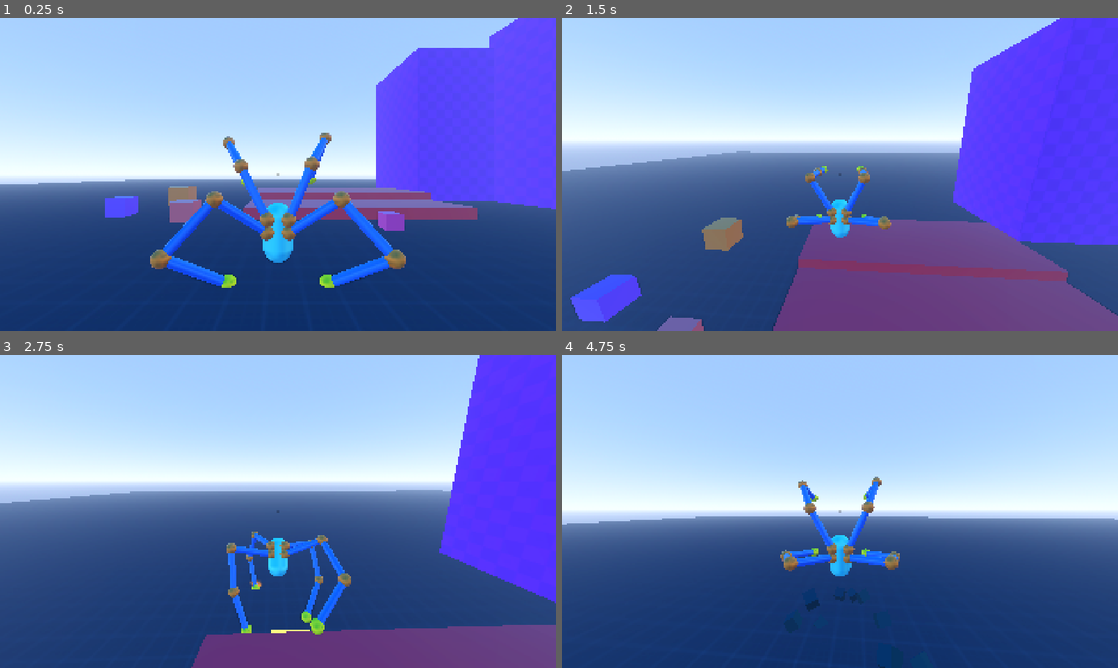
Above: before the commit, frames 1-4 (two rows, left to right).
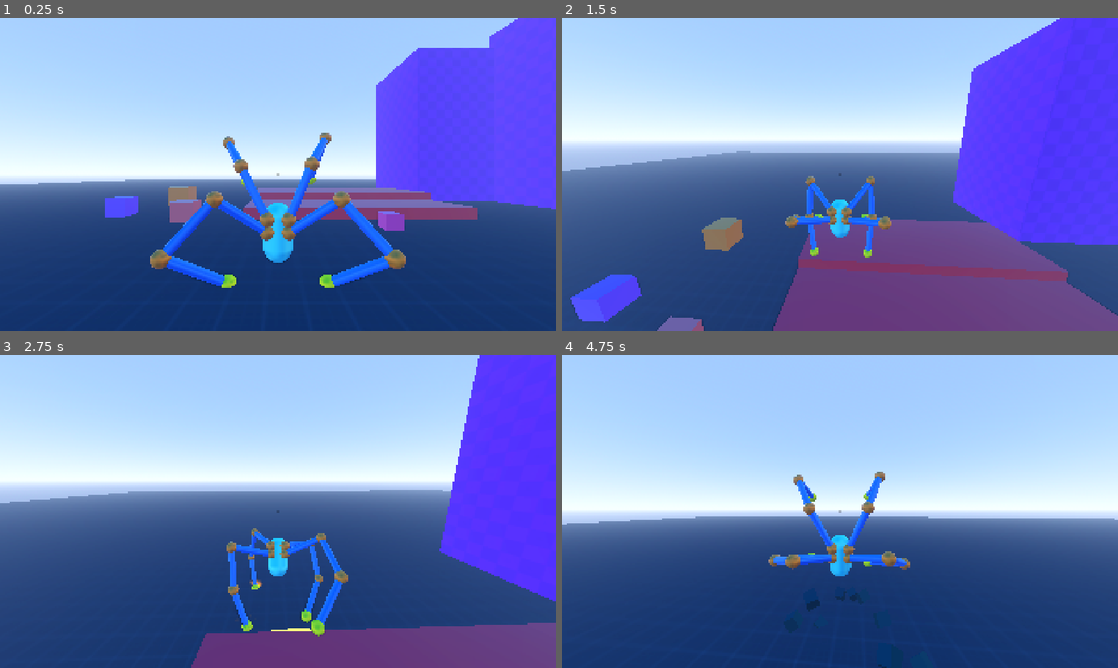
Above: after the commit, the same moments.

Repository: lliamsymonds04/doc-oc
Game: Godot game, scene res://main.tscn
Same seed, same stepped clock (60 frames per second), same inputs: the game is played once before the commit and once after it.
Inputs (mouse positions are in pixels of both pictures, inside the frame that each line leads up to):
- Up to frame 1 (0.25 s): no input
- Up to frame 2 (1.5 s): move the mouse to (867, 174) at 0.52 s; hold Shift (sprint) 0.53-1.28 s; hold W (forward) from 0.53 s (still down); tap Space (jump) at 0.77 s; move the mouse to (812, 174) at 1.27 s; tap Shift (sprint) at 1.35 s
- Up to frame 3 (2.75 s): keep holding W (forward); tap Space (jump) at 1.52 s; move the mouse to (289, 505) at 2.02 s; hold Shift (sprint) from 2.03 s (still down)
- Up to frame 4 (4.75 s): keep holding W (forward); move the mouse to (834, 517) at 2.77 s; release Shift (sprint) at 2.78 s; tap Shift (sprint) at 2.85, 4.35 s; tap Space (jump) at 3.02, 3.77, 4.52 s; move the mouse to (878, 514) at 3.52 s; hold Shift (sprint) 3.53-4.28 s; move the mouse to (795, 508) at 4.27 s

The runs differ from the first frame. In frame 2, 0.9% of the frame differs, in the area x 40-60%, y 47-77%; in frame 3, 1.0%, in the area x 1-100%, y 43-100%; in frame 4, 0.9%.

Commit message:
refactor: moved process logic up from arm mount into states to minimize state logic in the mount itself

Diff:
--- a/systems/inverse_kinematics/arm_mount.gd
+++ b/systems/inverse_kinematics/arm_mount.gd
@@ -48,27 +48,21 @@
 
 func _process(dt: float) -> void:
 	_sway_time += dt
-	if arm == null or arm.is_stepping or idle_target == null or player == null:
-		return
-	if player.is_wall_climbing():
-		return
-	if is_leg and not player.is_airborne():
-		# planted feet: keep world anchor fixed while body turns/interpolates
-		arm.target = arm.to_local(arm.target_world)
-		return
-	var offset := Vector3.ZERO
-	if player.is_airborne():
-		offset = get_air_offset_local()
-		var desired := compute_idle_target() + offset
-		arm.target = arm.target.lerp(desired, player.air.arm_target_speed * dt)
+
+func update_idle_target(dt: float, lerp_speed := 0.0, world_offset := Vector3.ZERO) -> void:
+	if arm == null or arm.is_stepping:
+		return
+	var desired := compute_idle_target()
+	if world_offset != Vector3.ZERO:
+		desired += global_transform.basis.inverse() * world_offset
+	if lerp_speed > 0.0:
+		arm.target = arm.target.lerp(desired, lerp_speed * dt)
 	else:
-		arm.target = compute_idle_target()
-
-func get_air_offset_local() -> Vector3:
-	var world_offset: Vector3 = player.get_air_idle_offset_world()
-	if world_offset == Vector3.ZERO:
-		return Vector3.ZERO
-	return global_transform.basis.inverse() * world_offset
+		arm.target = desired
+func update_planted_target() -> void:
+	if arm == null or arm.is_stepping:
+		return
+	arm.target = arm.to_local(arm.target_world)
 
 func init(p: PlayerController) -> BasicArm:
 	if vertical_mount == null or horizontal_mount == null:
@@ -193,8 +187,6 @@
 
 	if is_leg:
 		update_ground_step_target(velocity)
-	# idle (non-leg grounded, all mounts airborne) is owned by _process
-	# so it updates at render rate; physics must not overwrite it here.
 
 func get_step_distance() -> float:
 	if step_target == null:
--- a/systems/player/player_controller.gd
+++ b/systems/player/player_controller.gd
@@ -85,12 +85,6 @@
 func is_wall_climbing() -> bool:
 	return _current is WallClimbState
 
-func get_air_idle_offset_world() -> Vector3:
-	var mag := velocity.length()
-	if mag < 0.001:
-		return Vector3.ZERO
-	var new_mag: float = min(mag * air.hand_velocity_offset_scale, air.hand_velocity_offset_max)
-	return velocity.normalized() * new_mag
 
 func set_state(id: StateID) -> void:
 	if _current == _states[id]:
@@ -114,7 +108,10 @@
 	move_and_slide()
 	camera_controller.update_motion(dt,velocity)
 
-func _process(_dt: float) -> void:
+func _process(dt: float) -> void:
+	if _current:
+		_current.frame_update(dt)
+
 	var horizontal_velocity = velocity * Vector3(1,0,1)
 	var hs := horizontal_velocity.length()
 
--- a/systems/player/player_state.gd
+++ b/systems/player/player_state.gd
@@ -15,3 +15,6 @@
 
 func physics_update(_dt: float) -> void:
 	pass
+
+func frame_update(_dt: float) -> void:
+	pass
--- a/systems/player/states/air_state.gd
+++ b/systems/player/states/air_state.gd
@@ -40,7 +40,6 @@
 
 	_update_tilt(dt)
 	_update_camera_alignment(dt)
-	_update_arms(dt)
 
 	var direction := p.camera_controller.get_input_direction(input_dir)
 
@@ -112,14 +111,12 @@
 	var new_rot_z = lerp(current_rot_z, target_rot_z, dt * p.air.air_tilt_rotation_speed)
 	p.tilt_pivot.rotation.z = new_rot_z
 
-func _update_arms(dt: float) -> void:
+func frame_update(dt: float) -> void:
 	var p := player
 
-	var hand_velocity_offset = calculate_hand_velocity_offset(p.velocity)
+	var world_offset := calculate_hand_velocity_offset(p.velocity)
 	for mount in p.all_mounts():
-		var local_offset: Vector3 = mount.global_transform.basis.inverse() * hand_velocity_offset
-		var desired: Vector3 = mount.compute_idle_target() + local_offset
-		mount.arm.target = mount.arm.target.lerp(desired, p.air.arm_target_speed * dt)
+		mount.update_idle_target(dt, p.air.arm_target_speed, world_offset)
 
 func _check_grounded() -> bool:
 	var p := player
--- a/systems/player/states/grounded_state.gd
+++ b/systems/player/states/grounded_state.gd
@@ -113,6 +113,13 @@
 		p.camera_controller.set_sprinting(false)
 
 
+func frame_update(dt: float) -> void:
+	for mount in player.all_mounts():
+		if mount.is_leg:
+			mount.update_planted_target()
+		else:
+			mount.update_idle_target(dt)
+
 func _update_camera_alignment(dt: float, is_moving: bool) -> void:
 	var p := player
 
